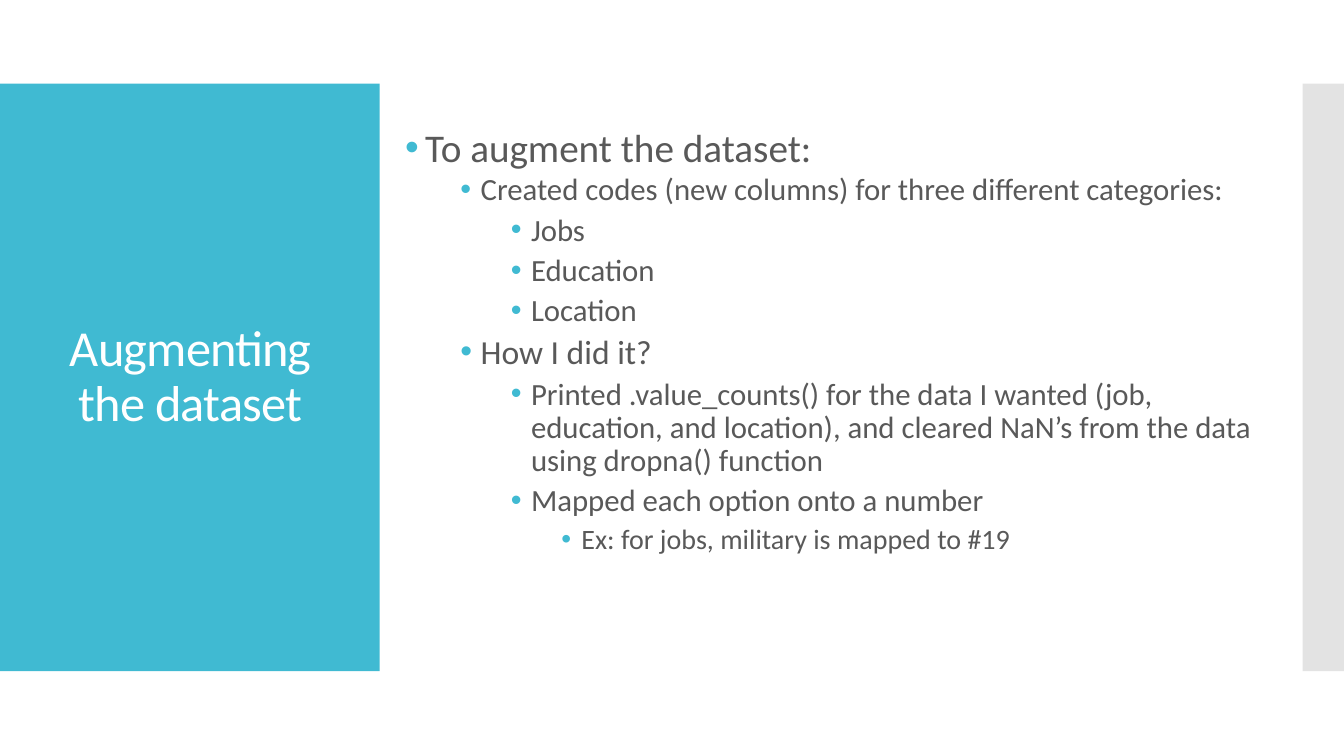
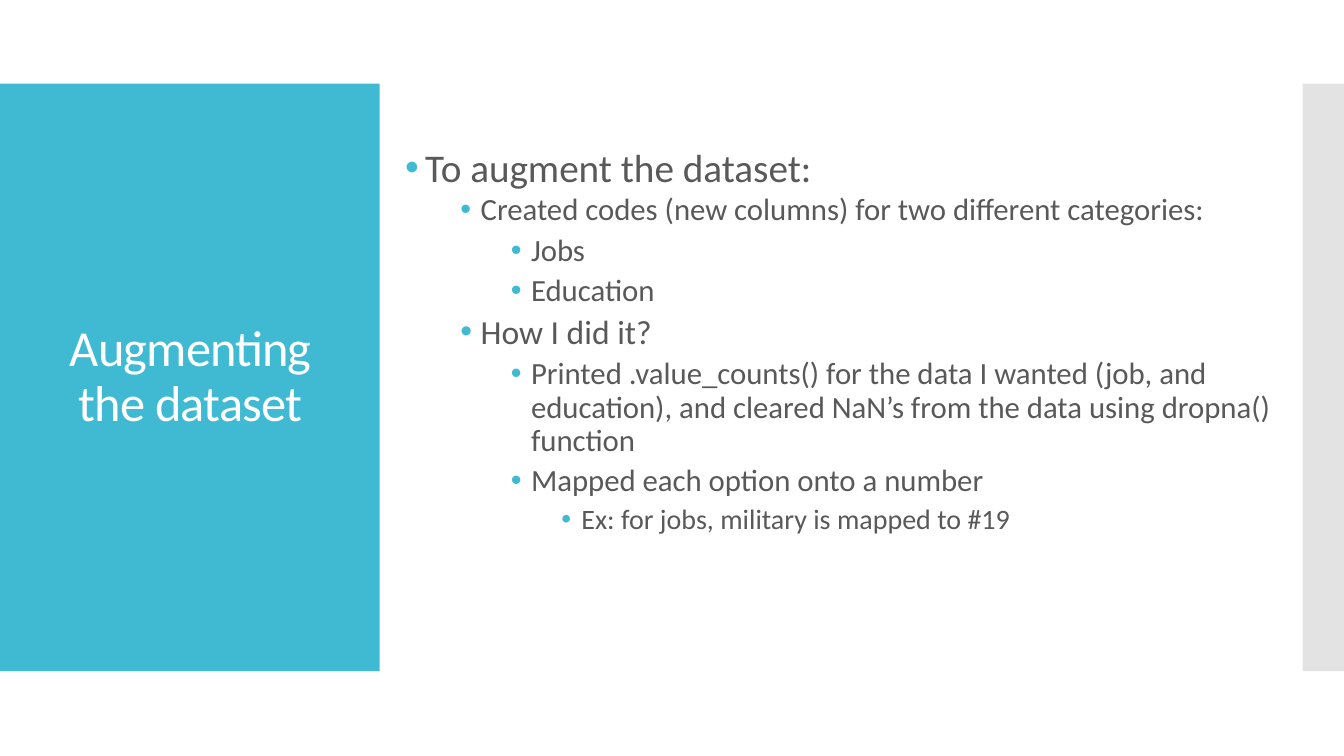
Before and after one commit to puneetsran/date-a-scientist, a slide deck: slide 10 of capstone_starter/date-a-scientist_PUNEET_SRAN.pptx (slide 8 before the commit). Drawn at 1344x756 pixels with LibreOffice and Linux fonts; fonts in the diff are those of the drawing. Boxes give left, top, right and bottom in pixels: in the first picture for what was removed or moved away, otherwise in the second. Text is boxed around its words. In the diff, an @@ line names an element or a change of style, - is before the commit and + after.

```diff
--- a/capstone_starter/date-a-scientist_PUNEET_SRAN.pptx
+++ b/capstone_starter/date-a-scientist_PUNEET_SRAN.pptx
@@ text at [481,198,1203,226]: text changed @@
-  • Created codes (new columns) for three different categories:
+  • Created codes (new columns) for two different categories:
@@ text at [531,300,637,321]: paragraph removed @@
-    • Location
@@ text at [531,361,1270,451]: text changed @@
-    • Printed .value_counts() for the data I wanted (job, education, and location), and cleared NaN’s from the data using dropna() function
+    • Printed .value_counts() for the data I wanted (job, and education), and cleared NaN’s from the data using dropna() function
```
Also in this commit, not shown: 16 other slides changed, 3 slides added, 3 other files.
